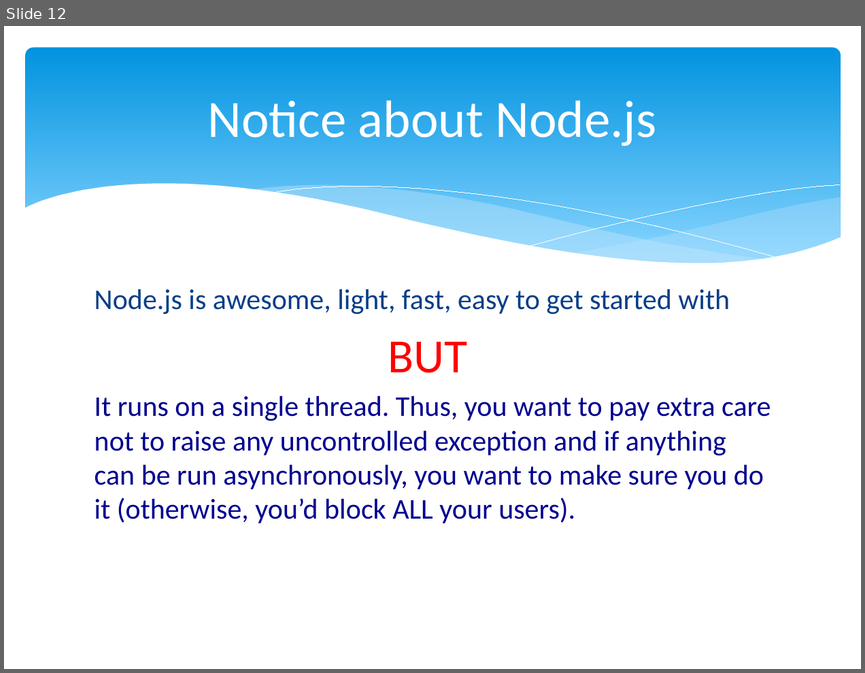
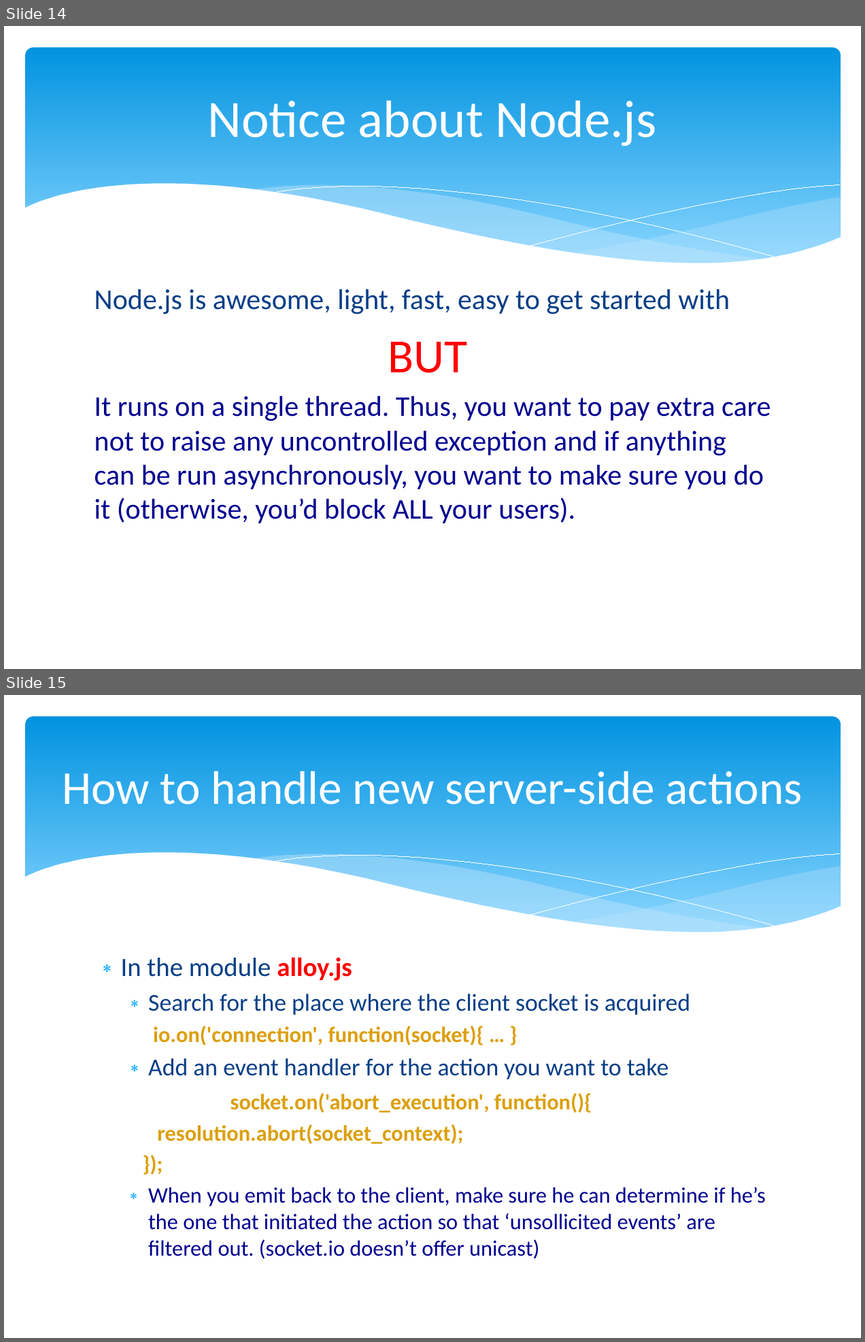
Before and after one commit to xgillard/web_alloy, a slide deck: documentation/GettingStarted.pptx. Shown one above the other, each under a label of ours: slide 12 before the commit, slides 14 and 15 after it. The pictures are 865x673 and 865x1342 pixels, drawn with LibreOffice and Linux fonts; fonts in the diff are those of the drawing. Boxes give left, top, right and bottom in pixels: in the first picture for what was removed or moved away, otherwise in the second. Text is boxed around its words. In the diff, an @@ line names an element or a change of style, - is before the commit and + after.

```diff
--- a/documentation/GettingStarted.pptx
+++ b/documentation/GettingStarted.pptx
@@ slide 15 added at <box>4,695,861,1338</box>, background #FFFFFF; not listed: 6 template elements that a slide beside it also shows @@
@@ title added at <box>62,771,802,804</box>, 39.6 pt, text #FFFFFF @@
+How to handle new server-side actions
@@ text added at <box>121,957,766,1259</box>, 18.5 pt, text #000090 @@
+∗ In the module alloy.js
+  ∗ Search for the place where the client socket is acquired
+    io.on('connection', function(socket){ … }
+  ∗ Add an event handler for the action you want to take
+  socket.on('abort_execution', function(){
+  resolution.abort(socket_context);
+  });
+  ∗ When you emit back to the client, make sure he can determine if he’s the one that initiated the action so that ‘unsollicited events’ are filtered out. (socket.io doesn’t offer unicast)
@@ what was slide 12 is now slide 14 @@
```
Also in this commit, not shown: 3 slides changed, 12 other slides added.
